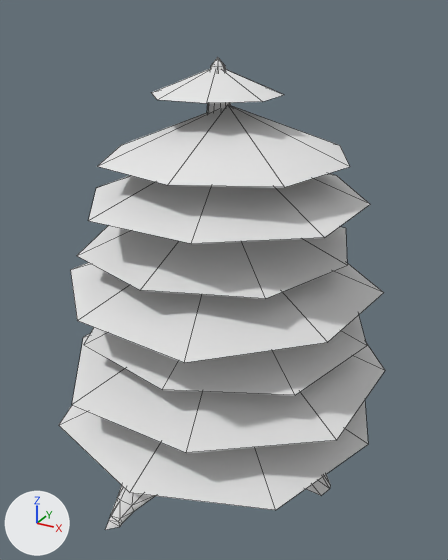
Before and after pictures for a commit that changed the OBJ model Assets/Graphics/Models/World/Plants/Trees/Pinetree/Sprouce.obj.
Before and after are seen from a camera (50 mm lens) standing at (15.5, -27.8, 25.7) and looking at (0.0, 0.4, 11.6). The axes (+X, +Y, +Z) are drawn at lower left. The lights are the same throughout. Mesh edges are drawn as thin lines. Where no turn or scale is listed for an object, it has been applied to the vertices.

In view in the first picture: 'Sprouce'.
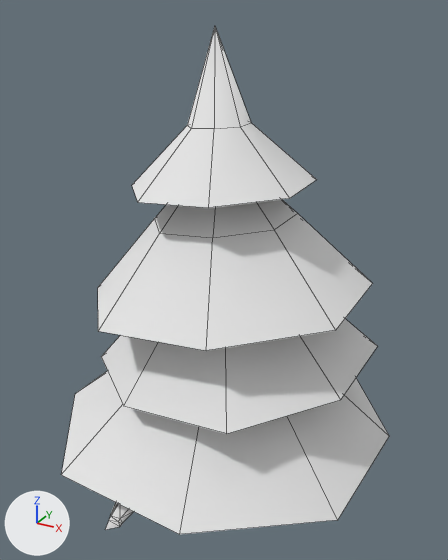
Pixel boxes [x1, y1, x2, y2] of what changed, in the pictures (448 x 560 px):
'Sprouce', reshaped (7% taller)
    before: [59, 57, 385, 530]
    after: [61, 27, 389, 534]
part 1 of me_sprouce, rebuilt (12% narrower, 50% taller)
    before: [71, 262, 384, 363]
    after: [98, 199, 373, 351]
part 2 of me_sprouce, rebuilt
    before: [84, 315, 367, 395]
    after: [101, 319, 378, 434]
part 3 of me_sprouce, rebuilt
    before: [59, 400, 368, 510]
    after: [61, 371, 389, 534]
part 4 of me_sprouce, added
    after: [132, 27, 317, 208]
part 5 of me_sprouce, deleted
    before: [152, 69, 283, 103]
part 6 of me_sprouce, deleted
    before: [72, 334, 385, 453]
part 7 of me_sprouce, deleted
    before: [77, 105, 370, 299]

What the commit changed:
me_sprouce is used by ob_sprouce; location (0.0, 0.0, 0.0).
me_sprouce had 218 vertices, 307 faces and spanned x -9.2..9.1, y -9.2..9.8, z 0.1..23.4.
me_sprouce now has 214 vertices, 307 faces and spans x -10.0..9.5, y -8.8..10.6, z 0.1..24.9.
me_sprouce part 1: the loose piece of 9 vertices spanning x -8.9..8.3, y -7.9..9.2, z 11.4..14.9 is rebuilt with 17 vertices and now spans x -7.6..7.6, y -6.4..8.8, z 10.3..19.1.
me_sprouce part 2: the loose piece of 9 vertices spanning x -8.1..8.1, y -7.0..9.3, z 8.9..12.1 is rebuilt with 17 vertices and now spans x -7.2..8.0, y -6.4..8.8, z 6.0..14.8.
me_sprouce part 3: the loose piece of 9 vertices spanning x -9.2..9.1, y -9.2..9.3, z 3.9..7.6 is rebuilt with 17 vertices and now spans x -10.0..9.5, y -8.8..10.6, z 2.2..10.7.
me_sprouce part 4: a new loose piece of 17 vertices spanning x -5.2..4.5, y -3.9..5.8, z 16.8..24.9, in mat_lowpoly1_lambert1sg (white #e7e7e7).
me_sprouce part 5: the loose piece of 9 vertices spanning x -4.0..2.6, y -2.4..4.2, z 21.7..23.0 is deleted.
me_sprouce part 6: the loose piece of 9 vertices spanning x -8.9..8.9, y -8.1..9.8, z 6.6..10.3 is deleted.
Part 7, on me_sprouce:
27 vertices are removed from x -8.1..7.2, y -6.6..8.5, z 13.7..21.2.
24 faces are deleted.
